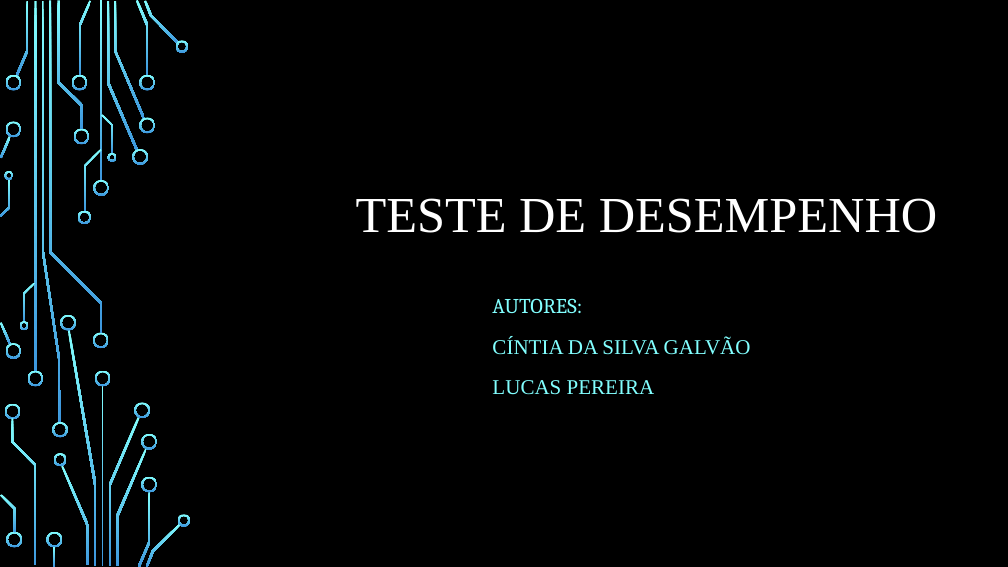
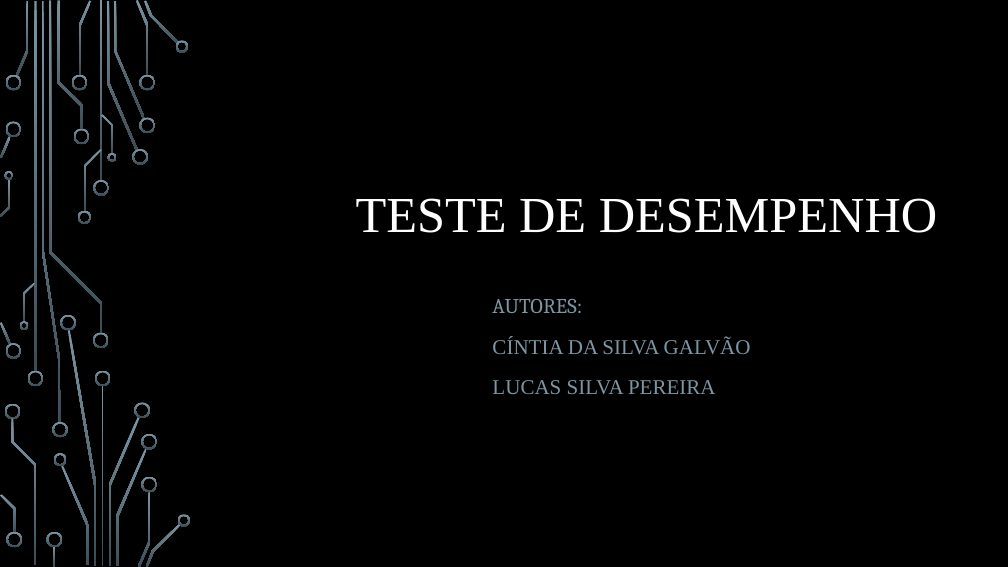
Before and after one commit to cintiags14/Meu-reposit-rio, a slide deck: slide 1 of FTT/Teste de desempenho.pptx. Drawn at 1008x567 pixels with LibreOffice and Linux fonts; fonts in the diff are those of the drawing; background and template pictures are left out. Boxes give left, top, right and bottom in pixels: in the first picture for what was removed or moved away, otherwise in the second. Text is boxed around its words. In the diff, an @@ line names an element or a change of style, - is before the commit and + after.

Commit message:
Teste de desempenho

```diff
--- a/FTT/Teste de desempenho.pptx
+++ b/FTT/Teste de desempenho.pptx
@@ fill gradient #82FFFF to #3D97DE to gradient #7C96A3 to #3B4C54 in 54 elements at <box>93,180,109,196</box>, <box>93,333,109,349</box>, <box>34,1,36,371</box>, <box>27,371,43,386</box>, <box>16,1,29,76</box>, <box>107,2,138,150</box>, <box>132,149,148,165</box>, <box>114,1,145,119</box>, <box>136,0,149,76</box>, <box>139,117,155,133</box>, <box>139,75,155,91</box>, <box>144,1,179,44</box>, <box>175,40,189,52</box>, <box>79,1,91,76</box>, <box>72,75,88,91</box>, <box>73,129,89,144</box>, <box>61,465,89,566</box>, <box>54,453,67,466</box>, <box>5,75,21,91</box>, <box>0,322,11,344</box>, <box>5,343,21,359</box>, <box>0,136,11,159</box>, <box>5,122,21,138</box>, <box>57,1,83,129</box>, <box>5,404,20,420</box>, <box>11,418,36,565</box>, <box>46,532,62,547</box>, <box>53,547,55,567</box>, <box>6,532,22,547</box>, <box>0,495,16,533</box>, <box>84,149,101,212</box>, <box>78,211,91,225</box>, <box>49,1,102,333</box>, <box>101,114,113,154</box>, <box>107,153,116,162</box>, <box>23,283,36,322</box>, <box>20,321,29,330</box>, <box>1,179,10,216</box>, <box>5,171,14,180</box>, <box>101,386,104,566</box>, <box>109,417,140,566</box>, <box>95,371,111,386</box>, <box>68,330,97,566</box>, <box>60,315,76,330</box>, <box>135,402,150,418</box>, <box>116,448,147,566</box>, <box>138,492,150,567</box>, <box>141,434,157,450</box>, <box>141,476,157,492</box>, <box>146,523,181,567</box>, <box>178,514,191,526</box>, <box>42,1,61,423</box>, <box>52,422,67,437</box>, <box>100,1,102,181</box> @@
@@ subtitle at <box>492,299,751,354</box>: text colour #82FFFF to #7C96A3 in "AUTORES:", "CÍNTIA DA SILVA GALVÃO" @@
@@ subtitle at <box>492,380,716,394</box>: text changed; text colour #82FFFF to #7C96A3 @@
-LUCAS PEREIRA
+LUCAS SILVA PEREIRA
```
Also in this commit, not shown: 6 slides added, 1 slide removed, 2 other files.
